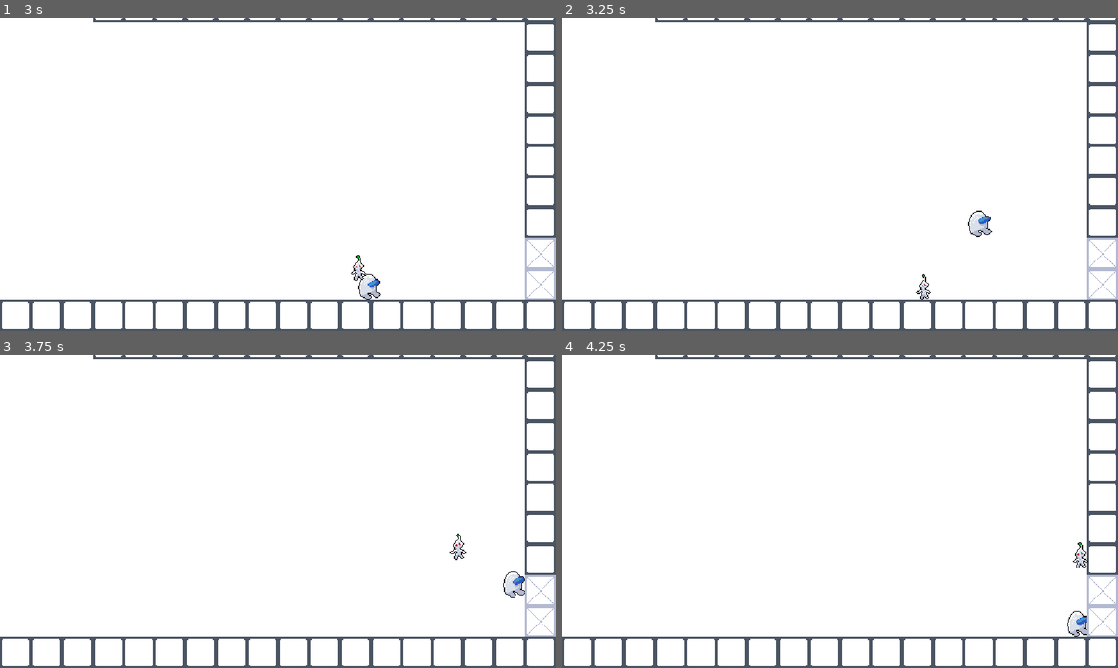
Above: before the commit, frames 1-4 (two rows, left to right).
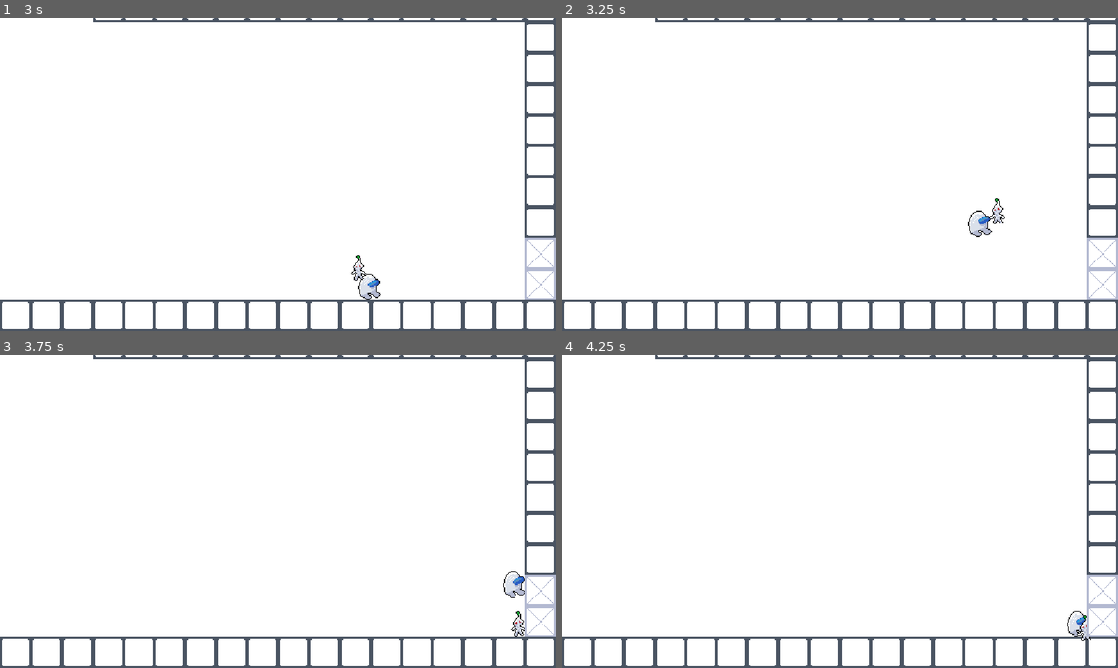
Above: after the commit, the same moments.

Repository: colevale/Plucked-Man
Game: Godot game, scene res://Scenes/Testing/RoomTests.tscn
The game is run twice, just before and just after one commit, with the same random seed, the same clock (stepped at 60 frames per second) and the same inputs.
Inputs (mouse positions are in pixels of both pictures, inside the frame that each line leads up to):
- Up to frame 1 (3 s): move the mouse to (400, 158) at 0.52 s; hold D (move_right) 0.53-2.03 s; tap F (shoot, bound only after the commit) at 0.6, 1.55 s; tap Space (jump) at 0.77, 1.52 s; click (400, 158) at 0.8 s; move the mouse to (166, 190) at 1.27 s; click (166, 190) at 1.35 s; move the mouse to (333, 105) at 2.02 s; hold A (move_left) 2.03-2.78 s; hold S (crouch) 2.03-2.78 s; click (333, 105) at 2.3 s; move the mouse to (250, 237) at 2.77 s; hold D (move_right) from 2.78 s (still down); tap R (recall, bound only after the commit) at 2.85 s
- Up to frame 2 (3.25 s): keep holding D (move_right); tap Space (jump) at 3.02 s; tap F (shoot, bound only after the commit) at 3.05 s
- Up to frame 3 (3.75 s): keep holding D (move_right); move the mouse to (444, 558) at 3.52 s; right-click (444, 558) at 3.6 s
- Up to frame 4 (4.25 s): keep holding D (move_right); tap Space (jump) at 3.77 s; click (1006, 558) at 3.8 s

Frame 1 is identical in both runs. In frame 2, 0.2% of the frame differs, in the area x 63-80%, y 57-90%; in frame 3, 0.2%, in the area x 80-95%, y 57-90%; in frame 4, 0.2%.

Commit message:
Made the control script

Diff:
--- a/Scripts/Player Objects/Pluckman.gd
+++ b/Scripts/Player Objects/Pluckman.gd
@@ -29,7 +29,6 @@
 var clickPos: Vector2
 var clicked: bool = false
 var move: bool = false
-var posToGo: Vector2
 
 func _ready():
 	#Turns off physics collider and sets the target position to where it is on spawn
@@ -98,18 +97,19 @@
 					clicked = true
 			elif clicked:
 				if position.distance_to(clickPos) < moveAreaRadius:
-					posToGo = (clickPos - position).normalized()
-					clicked = false
 					move = true
+				clicked = false
 
-		# fix this
 		if move == true:
-			if global_position.distance_to(posToGo) > 5.0:
-				var direction = global_position.direction_to(posToGo)
-				velocity.x = direction.x * follow_speed
-				if abs(global_position.x - posToGo.x) < 5:
-					velocity.x = 0
-					move = false
+			var distance = clickPos.x - global_position.x
+			if abs(distance) <= follow_speed * delta:
+				velocity.x = 0.0
+				global_position.x = clickPos.x
+				move = false
+			else:
+				velocity.x = sign(distance) * follow_speed
+		else:
+			velocity.x = 0
 
 
 	if not is_on_floor():
--- a/project.godot
+++ b/project.godot
@@ -52,12 +52,12 @@
 }
 shoot={
 "deadzone": 0.2,
-"events": [Object(InputEventMouseButton,"resource_local_to_scene":false,"resource_name":"","device":-1,"window_id":0,"alt_pressed":false,"shift_pressed":false,"ctrl_pressed":false,"meta_pressed":false,"button_mask":0,"position":Vector2(0, 0),"global_position":Vector2(0, 0),"factor":1.0,"button_index":1,"canceled":false,"pressed":false,"double_click":false,"script":null)
+"events": [Object(InputEventKey,"resource_local_to_scene":false,"resource_name":"","device":-1,"window_id":0,"alt_pressed":false,"shift_pressed":false,"ctrl_pressed":false,"meta_pressed":false,"pressed":false,"keycode":0,"physical_keycode":70,"key_label":0,"unicode":102,"location":0,"echo":false,"script":null)
 ]
 }
 recall={
 "deadzone": 0.2,
-"events": [Object(InputEventMouseButton,"resource_local_to_scene":false,"resource_name":"","device":-1,"window_id":0,"alt_pressed":false,"shift_pressed":false,"ctrl_pressed":false,"meta_pressed":false,"button_mask":0,"position":Vector2(0, 0),"global_position":Vector2(0, 0),"factor":1.0,"button_index":2,"canceled":false,"pressed":false,"double_click":false,"script":null)
+"events": [Object(InputEventKey,"resource_local_to_scene":false,"resource_name":"","device":-1,"window_id":0,"alt_pressed":false,"shift_pressed":false,"ctrl_pressed":false,"meta_pressed":false,"pressed":false,"keycode":0,"physical_keycode":82,"key_label":0,"unicode":114,"location":0,"echo":false,"script":null)
 ]
 }
 
